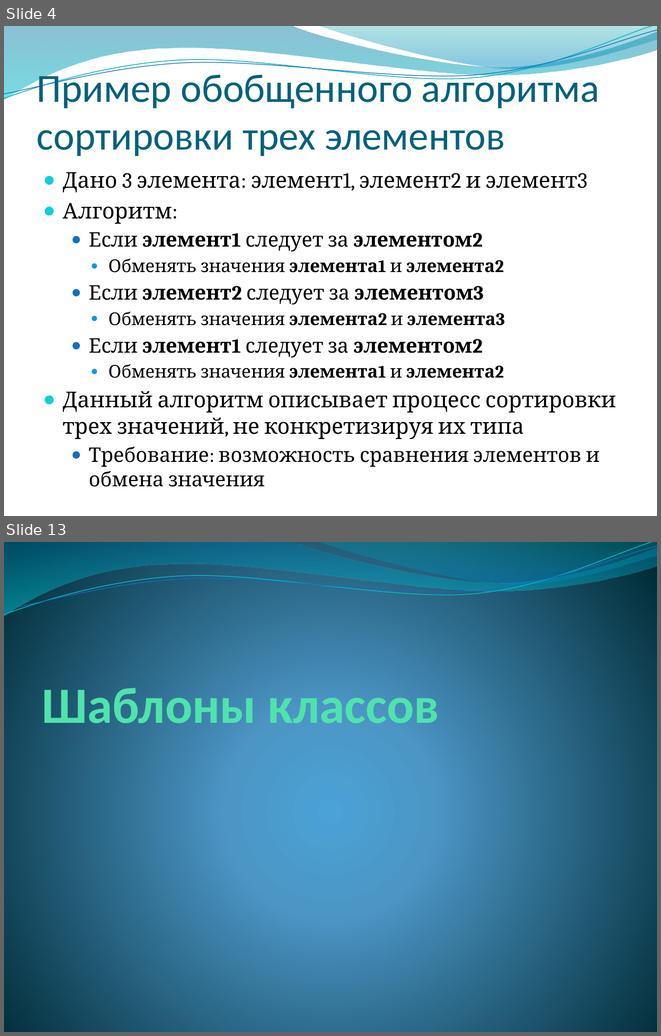
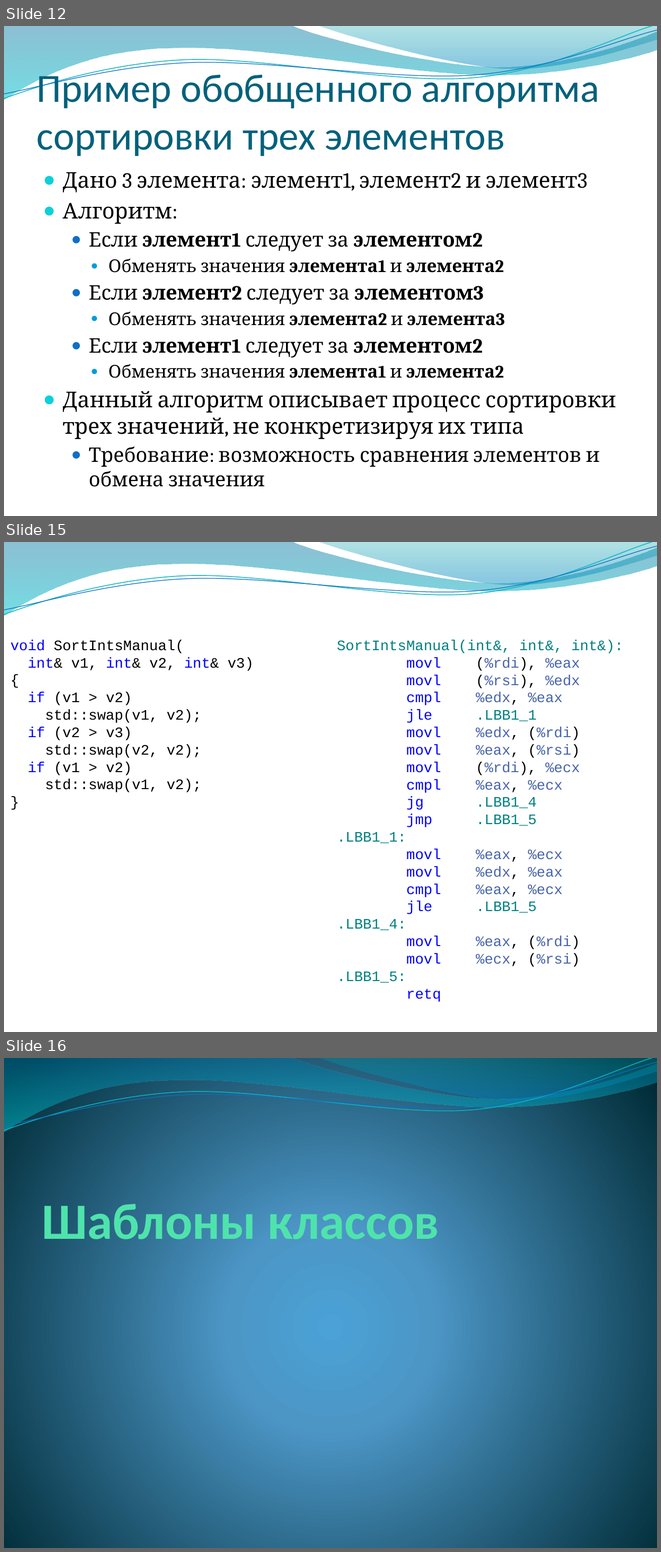
Before and after one commit to alexey-malov/oop, a slide deck: lectures/06/Обобщенное программирование, шаблоны.pptx. Shown one above the other, each under a label of ours: slides 4 and 13 before the commit, slides 12, 15 and 16 after it; the slides between them are not shown. The pictures are 661x1036 and 661x1552 pixels, drawn with LibreOffice and Linux fonts; fonts in the diff are those of the drawing; background and template pictures are left out. Boxes give left, top, right and bottom in pixels: in the first picture for what was removed or moved away, otherwise in the second. Text is boxed around its words. In the diff, an @@ line names an element or a change of style, - is before the commit and + after.

```diff
--- a/lectures/06/Обобщенное программирование, шаблоны.pptx
+++ b/lectures/06/Обобщенное программирование, шаблоны.pptx
@@ slide 15 added at [4, 542, 657, 1032], background picture (left out); not listed: 4 template elements that a slide beside it also shows @@
@@ text added at [10, 640, 254, 792], 16 pt, text #000000 @@
+void SortIntsManual(
+int& v1, int& v2, int& v3)
+{
+if (v1 > v2)
+std::swap(v1, v2);
+if (v2 > v3)
+std::swap(v2, v2);
+if (v1 > v2)
+std::swap(v1, v2);
+}
@@ text added at [337, 640, 623, 1002], 16 pt, text #4864AA @@
+SortIntsManual(int&, int&, int&):
+movl (%rdi), %eax
+movl (%rsi), %edx
+cmpl %edx, %eax
+jle .LBB1_1
+movl %edx, (%rdi)
+movl %eax, (%rsi)
+movl (%rdi), %ecx
+cmpl %eax, %ecx
+jg .LBB1_4
+jmp .LBB1_5
+.LBB1_1:
+movl %eax, %ecx
+movl %edx, %eax
+cmpl %eax, %ecx
+jle .LBB1_5
+.LBB1_4:
+movl %eax, (%rdi)
+movl %ecx, (%rsi)
+.LBB1_5:
+retq
@@ what was slide 4 is now slide 12 @@
@@ what was slide 13 is now slide 16 @@
```
Also in this commit, not shown: 3 slides changed, 10 other slides added, 3 slides removed, 2 other files.
